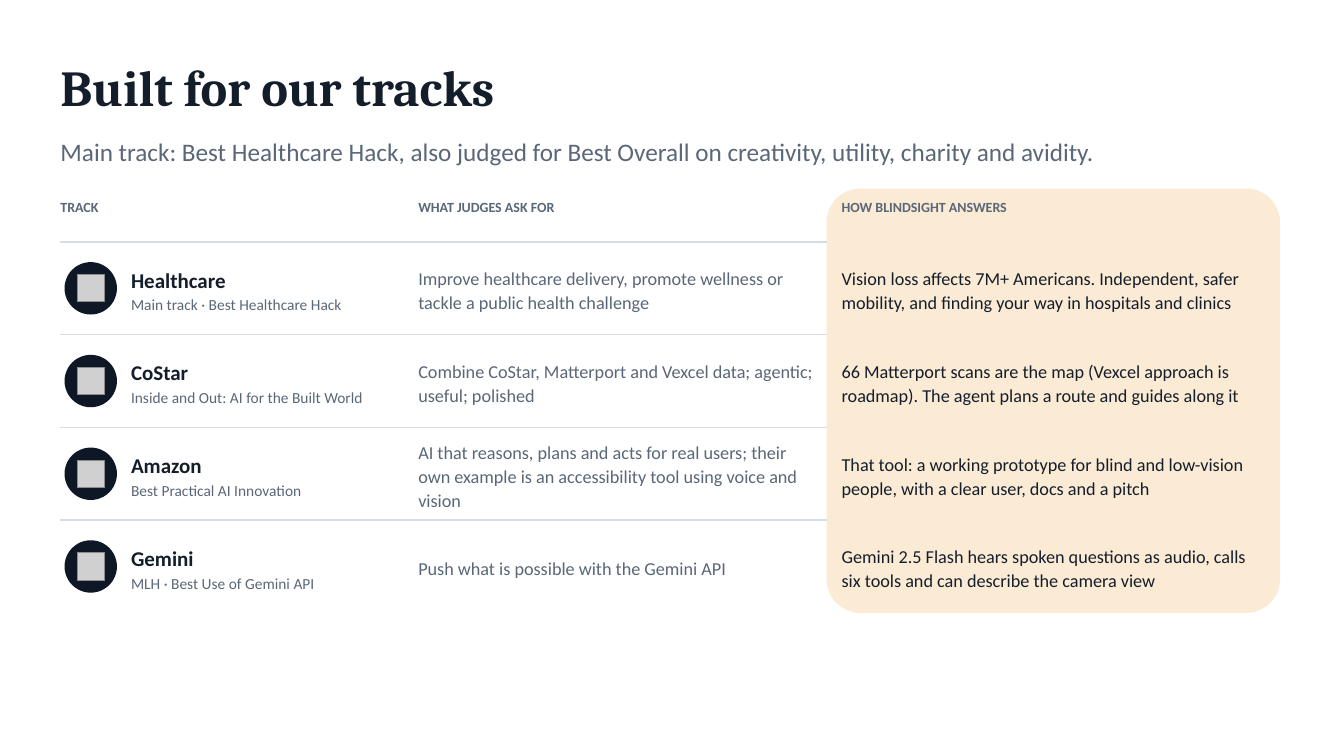
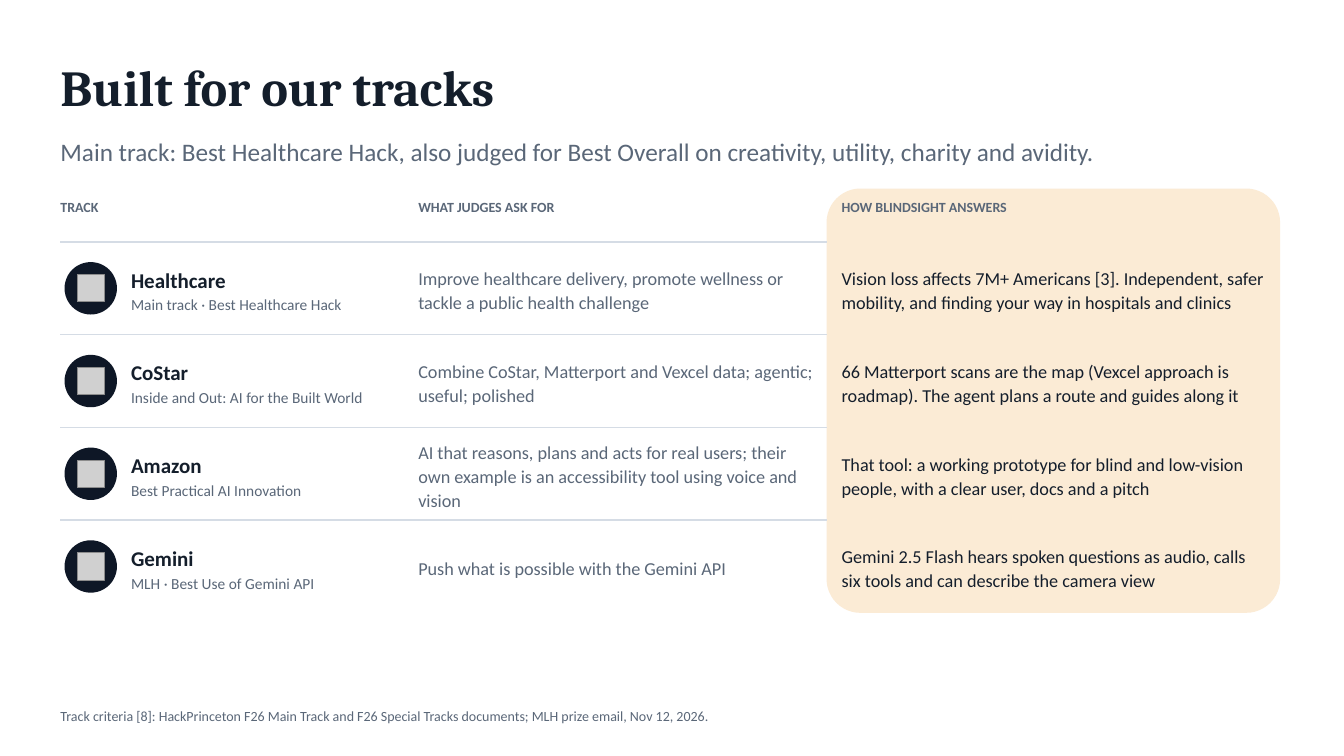
Before and after one commit to epicgdog/blindsight, a slide deck: slide 12 of slides/blindsight.pptx. Drawn at 1344x756 pixels with LibreOffice and Linux fonts; fonts in the diff are those of the drawing; grey boxes stand for pictures. Boxes give left, top, right and bottom in pixels: in the first picture for what was removed or moved away, otherwise in the second. Text is boxed around its words. In the diff, an @@ line names an element or a change of style, - is before the commit and + after.

```diff
--- a/slides/blindsight.pptx
+++ b/slides/blindsight.pptx
@@ text at (x1=842, y1=272, x2=1263, y2=312): text changed @@
-Vision loss affects 7M+ Americans. Independent, safer mobility, and finding your way in hospitals and clinics
+Vision loss affects 7M+ Americans [3]. Independent, safer mobility, and finding your way in hospitals and clinics
@@ text added at (x1=60, y1=711, x2=708, y2=723), 10 pt, text #5A6778 @@
+Track criteria [8]: HackPrinceton F26 Main Track and F26 Special Tracks documents; MLH prize email, Nov 12, 2026.
```
Also in this commit, not shown: 3 other slides changed, 1 slide added, 4 other files.
